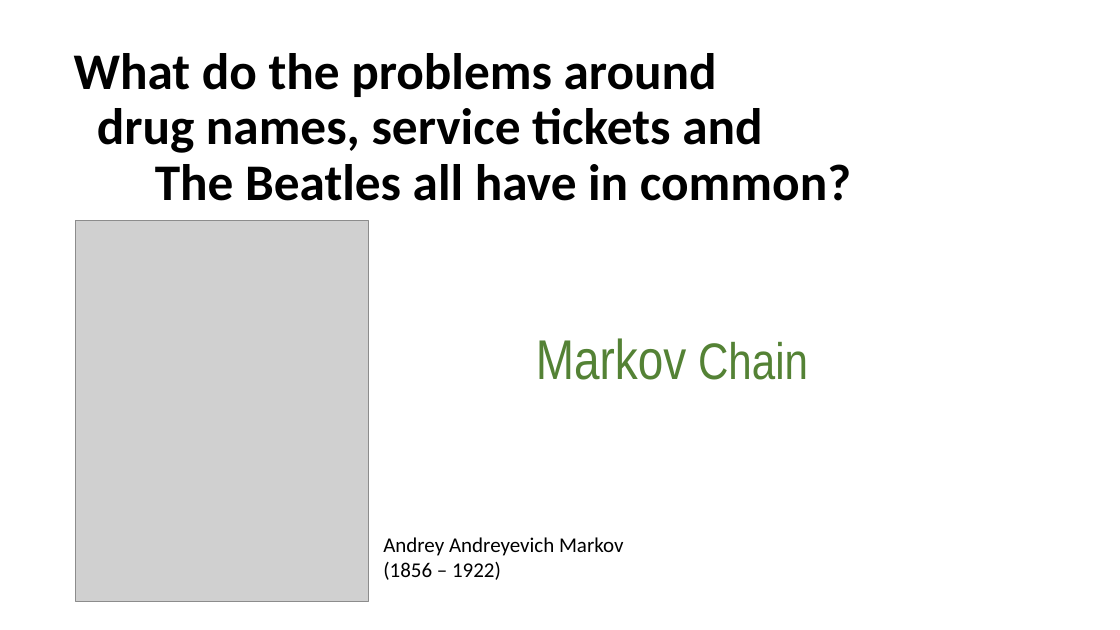
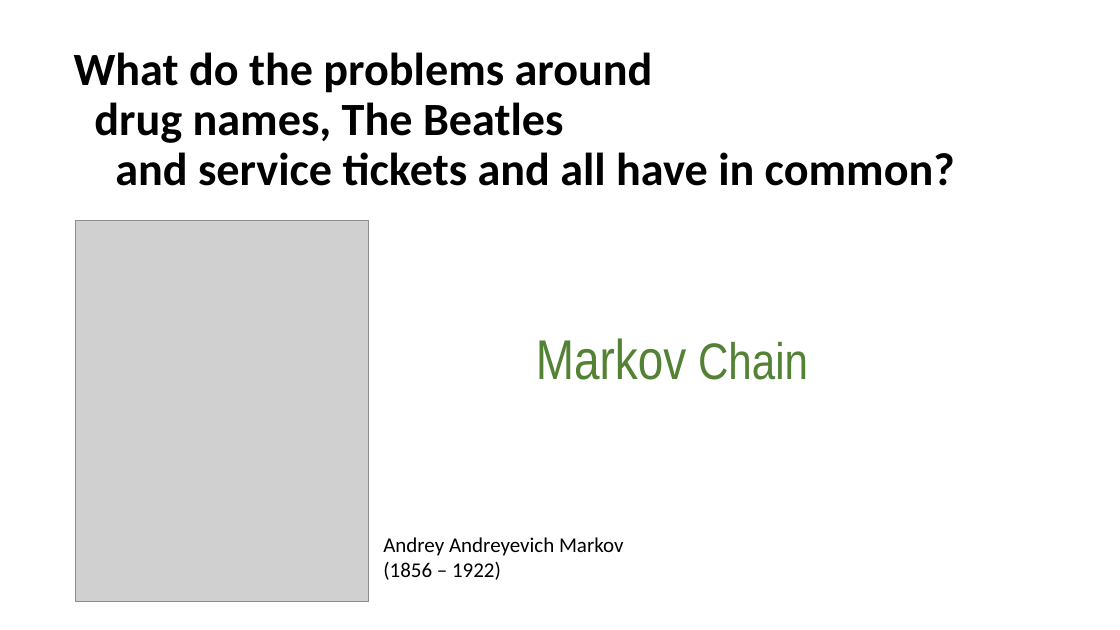
Before and after one commit to dwbzen/commonlib, a slide deck: slide 7 of doc/Markov Chain Lunch and Learn.pptx (slide 6 before the commit). Drawn at 1120x630 pixels with LibreOffice and Linux fonts; fonts in the diff are those of the drawing; grey boxes stand for pictures; background and template pictures are left out. Boxes give left, top, right and bottom in pixels: in the first picture for what was removed or moved away, otherwise in the second. Text is boxed around its words. In the diff, an @@ line names an element or a change of style, - is before the commit and + after.

```diff
--- a/doc/Markov Chain Lunch and Learn.pptx
+++ b/doc/Markov Chain Lunch and Learn.pptx
@@ title at [74, 52, 955, 186]: text changed; size 44 to 39.6 pt @@
-What do the problems around
-drug names, service tickets and
-The Beatles all have in common?
+What do the problems around
+drug names, The Beatles
+and service tickets and all have in common?
```
Also in this commit, not shown: 9 other slides changed, 3 slides added.
